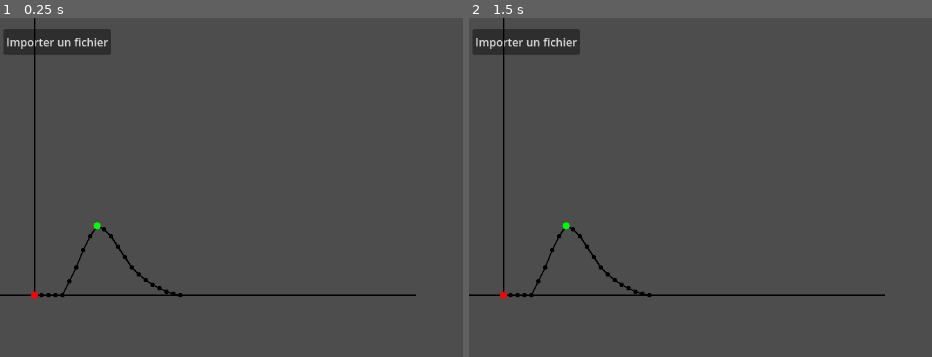
Above: before the commit, frames 1-2 (left to right).
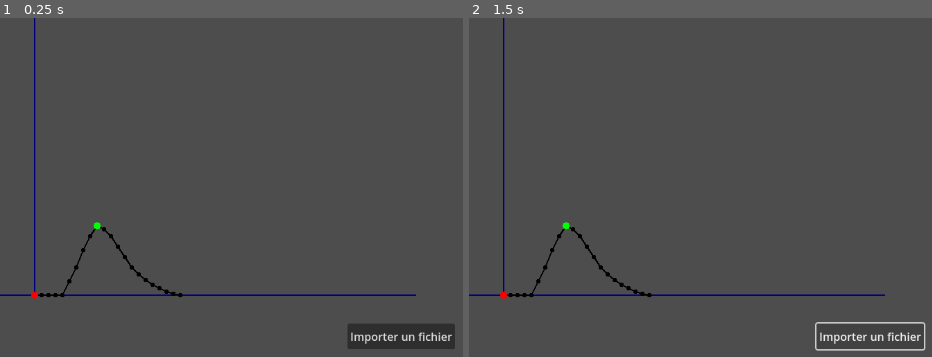
Above: after the commit, the same moments.

Repository: Ayadayi/Tissu_cardiaque
Game: Godot game, scene res://node_2d.tscn
The game is run twice, just before and just after one commit, with the same random seed, the same clock (stepped at 60 frames per second) and the same inputs.
Inputs:
- Up to frame 1 (0.25 s): no input
- Up to frame 2 (1.5 s): click "Importer un fichier" at 0.5 s; click "Importer un fichier" at 1.25 s

The runs differ from the first frame. In frame 1, 4.0% of the frame differs, in the area x 0-99%, y 0-98%; in frame 2, 3.1%.

Commit message:
axe modif

Diff:
--- a/courbe/control.gd
+++ b/courbe/control.gd
@@ -107,6 +107,8 @@
 				var x = float(parts[0])
 				var y = float(parts[3])
 				#print("Y brut :", y)
+				#print("X brut :", x)     # Ajoute cette ligne
+
 
 				# Mettre à jour les min/max pour x et y
 				min_x = min(min_x, x)
@@ -130,11 +132,12 @@
 		if count % step == 0 and line != "":
 			var parts := line.split("\t")
 			if parts.size() >= 4:
-				var x_raw = float(parts[0])
-				var y_raw = float(parts[3])
+				var x_raw = float(parts[0]) # temps en ms
+				var y_raw = float(parts[3]) # reponse du muscle
 
 				# Mettre à l’échelle X et Y
-				var x_scaled = (x_raw - min_x) / (max_x - min_x) * width  # Adapter X à la largeur
+				var x_scaled = 50 + ((x_raw - min_x) / (max_x - min_x) * (width - 50))
+  # Adapter X à la largeur
 				var y_scaled = height - ((y_raw - min_y) / (max_y - min_y) * height)  # Adapter Y à la hauteur
 
 				points.append(Vector2(x_scaled, y_scaled))
@@ -149,8 +152,8 @@
 
 
 func _draw():
-	draw_line(Vector2(50, 0), Vector2(50, height), Color.BLACK, 2)  # Axe Y
-	draw_line(Vector2(0, height), Vector2(width, height), Color.BLACK, 2)  # Axe X
+	draw_line(Vector2(50, 0), Vector2(50, height), Color.NAVY_BLUE, 2)  # Axe Y
+	draw_line(Vector2(0, height), Vector2(width, height), Color.NAVY_BLUE, 2)  # Axe X
 
 	for point in points:
 		draw_circle(point, POINT_SIZE, Color.BLACK)
@@ -301,6 +304,3 @@
 
 #func _on_button_pressed() -> void:
 	#pass # bouton inutilisé ici pour l’instant
-
-
-	##### comm ####
--- a/courbe/node_2d.tscn
+++ b/courbe/node_2d.tscn
@@ -15,10 +15,10 @@
 anchor_top = 0.5
 anchor_right = 0.5
 anchor_bottom = 0.5
-offset_left = -4.0
-offset_top = -4.0
-offset_right = 129.0
-offset_bottom = 33.0
+offset_left = 481.0
+offset_top = 421.0
+offset_right = 636.0
+offset_bottom = 458.0
 grow_horizontal = 2
 grow_vertical = 2
 text = "Importer un fichier"
@@ -29,6 +29,3 @@
 offset_right = 105.0
 offset_bottom = 40.0
 script = ExtResource("1_wtcfe")
-
-[connection signal="pressed" from="TextureRect/Button" to="Control" method="_on_ouvrir_fichier_pressed"]
-[connection signal="pressed" from="TextureRect/Button" to="Control" method="_on_button_pressed"]
